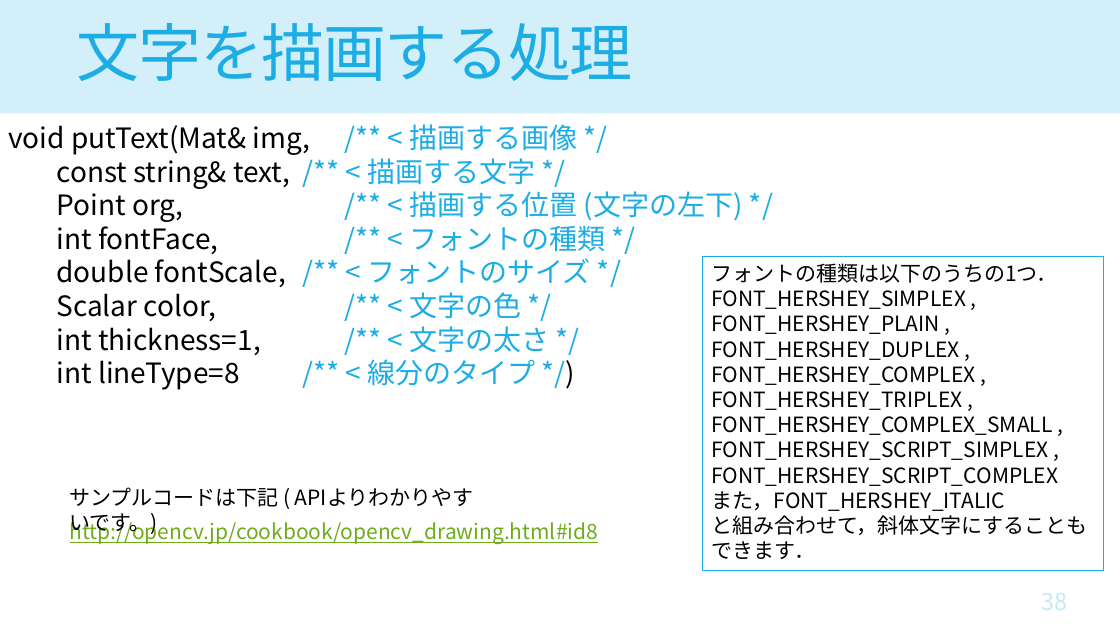
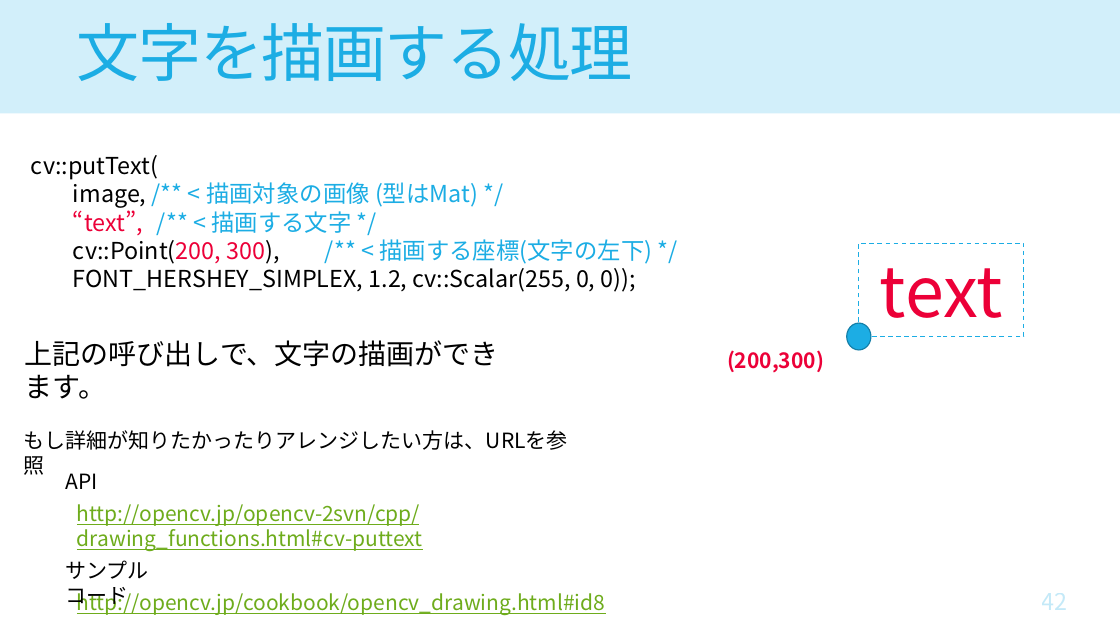
Before and after one commit to houkiboshiComet/Object-Detector-Hands-On, a slide deck: slide 42 of doc/CV_DNN_Hands-On2.pptx (slide 38 before the commit). Drawn at 1120x630 pixels with LibreOffice and Linux fonts; fonts in the diff are those of the drawing. Boxes give left, top, right and bottom in pixels: in the first picture for what was removed or moved away, otherwise in the second. Text is boxed around its words. In the diff, an @@ line names an element or a change of style, - is before the commit and + after.

```diff
--- a/doc/CV_DNN_Hands-On2.pptx
+++ b/doc/CV_DNN_Hands-On2.pptx
@@ text removed at (8, 124, 743, 390) @@
-void putText(Mat& img, /** < 描画する画像 */
-const string& text, /** < 描画する文字 */
-Point org, /** < 描画する位置 (文字の左下) */
-int fontFace, /** < フォントの種類 */
-double fontScale, /** < フォントのサイズ */
-Scalar color, /** < 文字の色 */
-int thickness=1, /** < 文字の太さ */
-int lineType=8 /** < 線分のタイプ */)
@@ text added at (31, 155, 652, 292), 20 pt, text #000000 @@
+cv::putText(
+image, /** < 描画対象の画像 (型はMat) */
+“text”, /** < 描画する文字 */
+cv::Point(200, 300), /** < 描画する座標(文字の左下) */
+FONT_HERSHEY_SIMPLEX, 1.2, cv::Scalar(255, 0, 0));
@@ rectangle removed at (703, 256, 1104, 571) @@
-フォントの種類は以下のうちの1つ． FONT_HERSHEY_SIMPLEX , FONT_HERSHEY_PLAIN ,
-FONT_HERSHEY_DUPLEX , FONT_HERSHEY_COMPLEX , FONT_HERSHEY_TRIPLEX , FONT_HERSHEY_COMPLEX_SMALL ,
-FONT_HERSHEY_SCRIPT_SIMPLEX ,
-FONT_HERSHEY_SCRIPT_COMPLEX
-また，FONT_HERSHEY_ITALIC
-と組み合わせて，斜体文字にすることもできます．
@@ rectangle added at (859, 244, 1023, 337), fill #FFFFFF, outline #1CADE4 1 pt dashed, 60 pt, text #EC0038 @@
+text
@@ ellipse added at (847, 323, 871, 350), fill #1CADE4, outline #1580A9 1 pt @@
@@ text added at (25, 340, 499, 399), 24 pt, text #000000 @@
+上記の呼び出しで、文字の描画ができます。
@@ text added at (727, 350, 824, 372), 18 pt, text #EC0038, bold @@
+(200,300)
@@ text at (24, 430, 568, 450): text changed @@
-サンプルコードは下記 ( APIよりわかりやすいです。)
+もし詳細が知りたかったりアレンジしたい方は、URLを参照
@@ text added at (65, 473, 97, 489), 18 pt, text #000000 @@
+API
@@ text added at (77, 504, 423, 551), 18 pt, text #6EAC1C, underline @@
+http://opencv.jp/opencv-2svn/cpp/drawing_functions.html#cv-puttext
@@ text added at (65, 560, 148, 608), 18 pt, text #000000 @@
+サンプルコード
@@ text "http://opencv.jp/cookbook/opencv_drawing.html#id8": place and size @@
-text "http://opencv.jp/cookbook/opencv_drawing.html#id8" at (70, 518, 599, 544)
+text "http://opencv.jp/cookbook/opencv_drawing.html#id8" at (77, 589, 605, 615)
```
Also in this commit, not shown: 22 other slides changed, 8 slides added, 5 slides removed.
